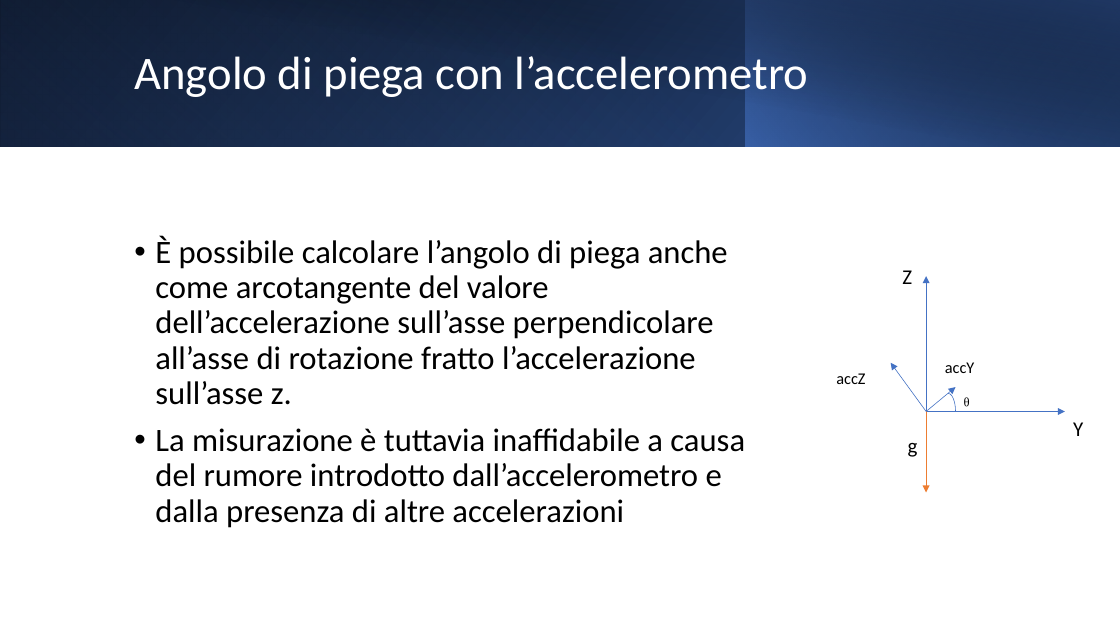
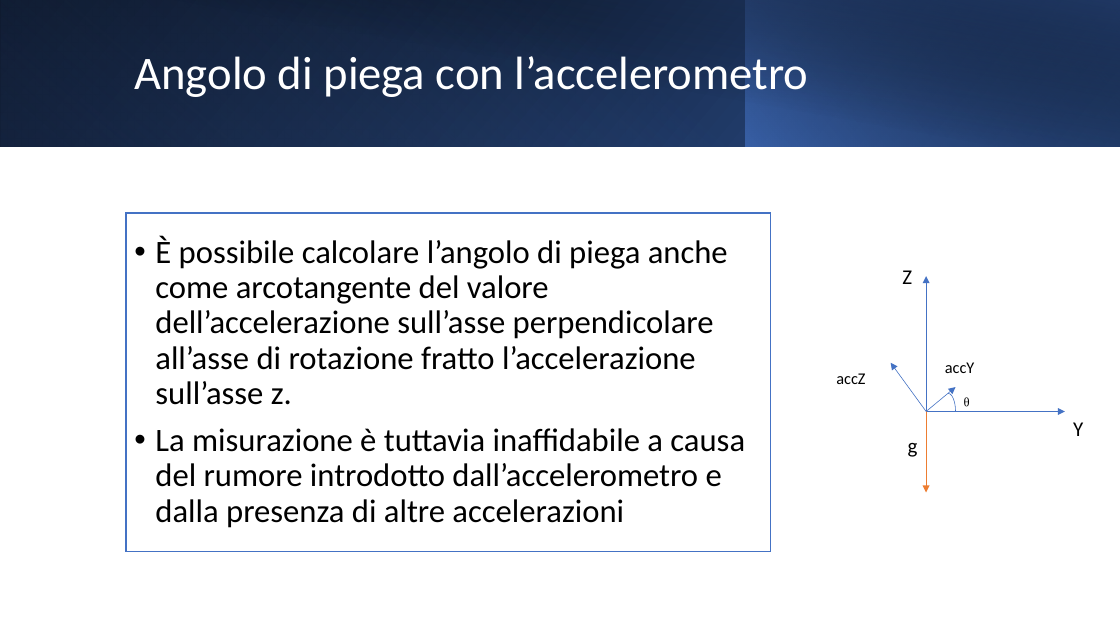
Before and after one commit to Alby-C/MA-IoT, a slide deck: slide 7 of BikeActivity.pptx. Drawn at 1120x630 pixels with LibreOffice and Linux fonts; fonts in the diff are those of the drawing. Boxes give left, top, right and bottom in pixels: in the first picture for what was removed or moved away, otherwise in the second. Text is boxed around its words. In the diff, an @@ line names an element or a change of style, - is before the commit and + after.

```diff
--- a/BikeActivity.pptx
+++ b/BikeActivity.pptx
@@ text "È possibile calcolare l’angolo di ...": place and size @@
-text "È possibile calcolare l’angolo di ..." at [155,236,745,528]
+text "È possibile calcolare l’angolo di ..." at [126,213,770,552]
@@ text "È possibile calcolare l’angolo di ..." at [126,213,770,552]: fill none to #FFFFFF; outline none to #4472C4 1 pt @@
```
Also in this commit, not shown: 5 other slides changed, 8 slides added.
